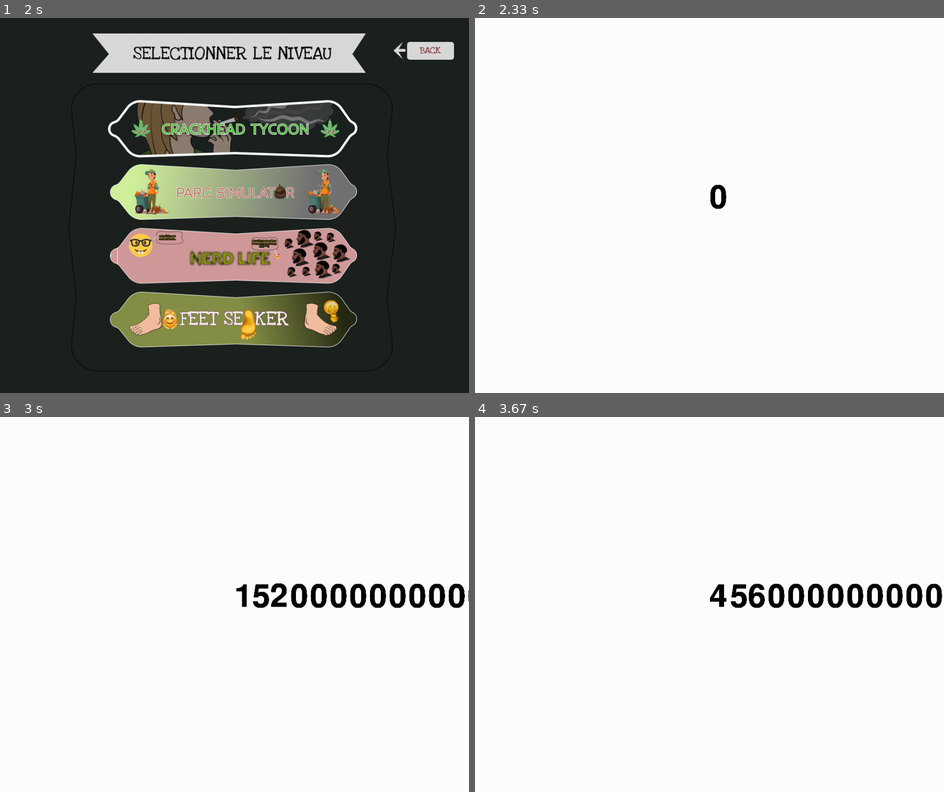
Above: before the commit, frames 1-4 (two rows, left to right).
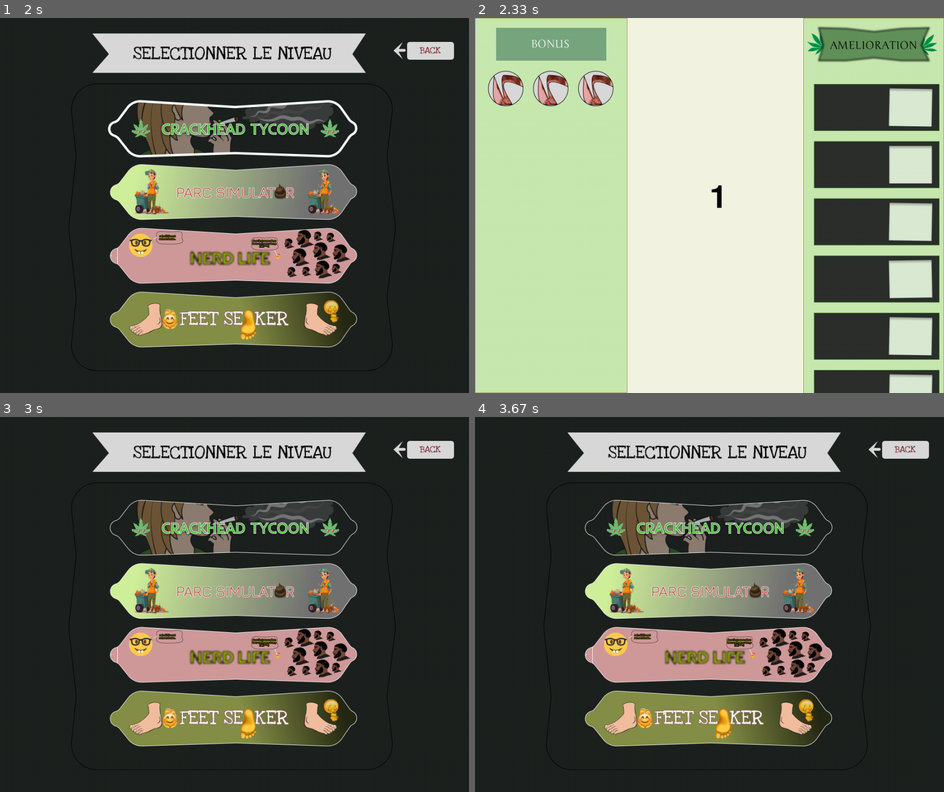
Above: after the commit, the same moments.

Repository: Veltays/GameJam
Game: pygame game, started from main.py
The game is run twice, just before and just after one commit, with the same random seed, the same clock (stepped at 60 frames per second) and the same inputs.
Inputs (mouse positions are in pixels of both pictures, inside the frame that each line leads up to):
- Up to frame 1 (2 s): click (234, 205) at 0.38 s; click (89, 149) at 0.72 s; click (220, 141) at 1.88 s
- Up to frame 2 (2.33 s): click (643, 126) at 2.22 s
- Up to frame 3 (3 s): hold Esc 2.5-2.97 s; click (356, 570) at 2.58 s
- Up to frame 4 (3.67 s): click (807, 537) at 3.05 s; hold Esc from 3.33 s (still down); click (873, 675) at 3.42 s

Frame 1 is identical in both runs. In frame 2, 100% of the frame differs, in the area x 0-100%, y 0-100%; in frame 3, 100%; in frame 4, 100%.

Commit message:
Quelque avancer au niveau du jeu Tycoon, un probleme au niveau du get, il est deconseiller d appeler le pygame.event.get() car la premiers appel clear la queue des evenement, donc il faut faire attention a achaque iteration manuellement de quelle evenement il sagit

Diff:
--- a/ChoixNiveau/choixNiv.py
+++ b/ChoixNiveau/choixNiv.py
@@ -19,45 +19,47 @@
             while self.BoucleLVL:
                 self.PyFonct.effacerImageInterne(self.PyFonct.choixniveau)
 
-                point = self.PyFonct.RecupererEvenementSouris()
+                point = self.PyFonct.recupererEvenementSouris()
                 self.ClickChoix(point)
 
                 self.hoverChoix()
 
                 self.PyFonct.actualiserFenetreGraphique()
 
+
         def ClickChoix(self, point):
-                if point is not None:
-                    print(point)
-                    if self.PyFonct.RangePolygone(Const.CHOIXCRACKEAD, point):
-                        print("Bouton Crackhead Tycoon")
-                        self.Crackhead.run_Crackhead()
+            if point is not None:
+                print(point)
+                if self.PyFonct.rangePolygone(Const.CHOIXCRACKEAD, point):
+                    print("Bouton Crackhead Tycoon")
+                    self.Crackhead.run_Crackhead()
+                    self.Crackhead.boolCrack = True
 
-                    elif self.PyFonct.RangePolygone(Const.CHOIXPARC, point):
-                        print("Bouton Parc simulator")
+                elif self.PyFonct.rangePolygone(Const.CHOIXPARC, point):
+                    print("Bouton Parc simulator")
 
-                    elif self.PyFonct.RangePolygone(Const.CHOIXNERD, point):
-                        print("Bouton NErd life")
+                elif self.PyFonct.rangePolygone(Const.CHOIXNERD, point):
+                    print("Bouton NErd life")
 
-                    elif self.PyFonct.RangePolygone(Const.CHOIXFEET, point):
-                        print("Bouton Feet seeker")
-                    elif self.PyFonct.RangePolygone(Const.BACKCHOIXBUTTON,point):
-                        self.BoucleLVL = False
+                elif self.PyFonct.rangePolygone(Const.CHOIXFEET, point):
+                    print("Bouton Feet seeker")
+                elif self.PyFonct.rangePolygone(Const.BACKCHOIXBUTTON,point):
+                    self.BoucleLVL = False
 
         def hoverChoix(self):
-            point = self.PyFonct.MouseCOORD()
+            point = self.PyFonct.mouseCOORD()
             if point is not None:
-                if self.PyFonct.RangePolygone(Const.CHOIXCRACKEAD, point):
+                if self.PyFonct.rangePolygone(Const.CHOIXCRACKEAD, point):
                     self.PyFonct.afficherImage(230, 175, self.PyFonct.choixHover)
 
-                elif self.PyFonct.RangePolygone(Const.CHOIXPARC, point):
+                elif self.PyFonct.rangePolygone(Const.CHOIXPARC, point):
                     self.PyFonct.afficherImage(230, 311, self.PyFonct.choixHover)
 
-                elif self.PyFonct.RangePolygone(Const.CHOIXNERD, point):
+                elif self.PyFonct.rangePolygone(Const.CHOIXNERD, point):
                     self.PyFonct.afficherImage(230, 447, self.PyFonct.choixHover)
 
-                elif self.PyFonct.RangePolygone(Const.CHOIXFEET, point):
+                elif self.PyFonct.rangePolygone(Const.CHOIXFEET, point):
                     self.PyFonct.afficherImage(230, 583, self.PyFonct.choixHover)
 
-                elif self.PyFonct.RangePolygone(Const.BACKCHOIXBUTTON, point):
+                elif self.PyFonct.rangePolygone(Const.BACKCHOIXBUTTON, point):
                     self.PyFonct.afficherImage(862, 50, self.PyFonct.BackChoixHover)
--- a/Constante.py
+++ b/Constante.py
@@ -39,6 +39,9 @@
     HOVERACCUEIL = "Images/Menu/HoverAccueil.png"
     HOVERMUSIQE = "Images/Menu/HoverMusique.png"
 
+    #Constante d'image du jeu crackhead
+
+    JEUCRACKED = "Images/CrackheadSIM/CrackheadFOND.png"
 
     #COULEURS
     BLACK = (0, 0, 0)
--- a/CrackheadSIM/CrackheadSIM.py
+++ b/CrackheadSIM/CrackheadSIM.py
@@ -1,3 +1,5 @@
+import time
+
 from PygameFonct import *
 from Constante import *
 import pygame
@@ -9,28 +11,40 @@
     def __init__(self):
         self.boolCrack = True
         self.PyFonct = PyFonct()
-        self.compteurClick = 0
-        self.upgradeClick = 15200000000000000000000000000
+        self.compteurClick = 1
+        self.upgradeClick = 1
 
 
     def run_Crackhead(self):
-        self.PyFonct.screen.fill(Const.WHITE)
+        pygame.init()
         font = pygame.font.Font(None, 100)
 
+        while self.boolCrack:
+            self.recupererElementClavier()
+            score = font.render(str(self.compteurClick), 1, (0, 0, 0))   #style
+            self.CompteurDeClick()
 
-        while self.boolCrack == True:
+            self.PyFonct.effacerImageInterne(self.PyFonct.crackheadFOND)
+            self.PyFonct.screen.blit(score, (500, 350))  # Affichage
+            self.PyFonct.actualiserFenetreGraphique()
 
 
-            score = font.render(str(self.compteurClick), 1, (0, 0, 0))   #style
 
 
-            self.PyFonct.screen.blit(score, (500, 350))   # Affichage
 
-            point = self.PyFonct.RecupererEvenementSouris()
-            if point != None:
-                self.compteurClick = self.compteurClick + self.upgradeClick
-                point = None
-                self.PyFonct.screen.fill(Const.WHITE)
-            self.PyFonct.RecupererEvenementClavier()
 
-            self.PyFonct.actualiserFenetreGraphique()
+
+    def CompteurDeClick(self):
+        point = self.PyFonct.recupererEvenementSouris()
+        if point != None:
+            self.compteurClick = self.compteurClick + self.upgradeClick
+            point = None
+            self.PyFonct.screen.fill(Const.WHITE)
+            print(self.compteurClick)
+
+
+    def recupererElementClavier(self):
+        evenement = self.PyFonct.recupererEvenementClavier()
+        if evenement == pygame.K_ESCAPE:
+            print("Échap détecté:", evenement)
+            self.boolCrack = False
--- a/PygameFonct.py
+++ b/PygameFonct.py
@@ -2,13 +2,13 @@
 from Constante import *
 
 
-
 class PyFonct:
     def __init__(self):
-
-        # -------------------------------------------------------------------------------------------------------------
-        # -----------------------------Chargement des images ---------------------------------
-        # -----------------------------Relatif au Menu et la fenetre ---------------------------------
+        # Initialisation de pygame
+        pygame.init()
+        # --------------------------------------------------------------------------------------------------------------
+        # -----------------------------Chargement des images -----------------------------------------------------------
+        # -----------------------------Relatif au Menu et la fenetre ---------
         self.logo = pygame.image.load(Const.LOGO)
         self.accueil = pygame.image.load(Const.ECRANACCUEIL)
         self.triangle_selection = pygame.image.load(Const.TRIANGLE_SELECTION)
@@ -19,46 +19,38 @@
         self.accueilHover = pygame.image.load(Const.HOVERACCUEIL)
         self.musiqueHover = pygame.image.load(Const.HOVERMUSIQE)
 
+        # ----------------------------Relatif au jeu cracksim------------------
+        self.crackheadFOND = pygame.image.load(Const.JEUCRACKED)
 
-
-
-        # Initialisation de pygame
-        pygame.init()
-        # Dimensions de la fenêtre
+        # ---------------------------Reste du bordel--------------------------------------------------------------------
+        # ---------------------------Dimensions de la fenêtre----------------
         self.screen = pygame.display.set_mode((Const.WIDTH, Const.HEIGHT))
-        # Nom de la fenetre
+        # ---------------------------Nom de la fenetre----------------------
         pygame.display.set_caption("Menu")
-        # Icone de la fenetre
+        # ---------------------------Icone de la fenetre----------------------
         pygame.display.set_icon(self.logo)
 
-        self.screen.fill(Const.WHITE)
-
-    def MouseCOORD(self):
+    def mouseCOORD(self):
         return pygame.mouse.get_pos()
 
-
-    def RecupererEvenementSouris(self):
+    def recupererEvenementSouris(self):
         for event in pygame.event.get():
             if event.type == pygame.QUIT:
                 exit()
             elif event.type == pygame.MOUSEBUTTONDOWN:
-                return event.pos
+                if event.button == pygame.BUTTON_LEFT:
+                    return event.pos
 
-    def RecupererEvenementClavier(self):
+    def recupererEvenementClavier(self):
         for event in pygame.event.get():
             if event.type == pygame.QUIT:
                 exit()
             elif event.type == pygame.KEYDOWN:
                 if event.key == pygame.K_SPACE:
                     return event.key
-
-
-
-    def AjouterFondMenuON(self):
-        self.screen.blit(self.accueil, (0, 0))
-
-    def AjouterFondMenuOFF(self):
-        self.screen.blit(self.accueil, (0, 0))
+                elif event.key == pygame.K_ESCAPE:
+                    return event.key
+                return event.key
 
     def afficherImage(self, x, y, image):
         rect = image.get_rect()
@@ -66,15 +58,10 @@
         rect.y = y
         self.screen.blit(image, rect)
 
-
-
-    def Dessin(self,ConstFORME):
+    def dessin(self, ConstFORME):
         pygame.draw.polygon(self.screen, Const.WHITE, ConstFORME)
 
-
-
-
-    def RangePolygone(self,polygon, point):
+    def rangePolygone(self, polygon, point):
         x, y = point
         num_points = len(polygon)
         j = num_points - 1
@@ -89,13 +76,12 @@
 
         return inside
 
-
-    def AfficherAccueil(self):
+    def afficherAccueil(self):
         self.afficherImage(0, 0, Const.ECRANACCUEIL)
         self.actualiserFenetreGraphique()
 
     def actualiserFenetreGraphique(self):
-        pygame.display.update()
+        pygame.display.flip()
 
-    def effacerImageInterne(self,image):
+    def effacerImageInterne(self, image):
         self.screen.blit(image, (0, 0, 1016, 780), (0, 0, Const.WIDTH, Const.HEIGHT))
--- a/menu.py
+++ b/menu.py
@@ -4,72 +4,64 @@
 from Constante import *
 import time
 
-
-
 class Menu:
     def __init__(self):
+        self.Const = Const()
         self.PyFonct = PyFonct()
-        self.PyFonct.AjouterFondMenuON()
         self.choixniv = ChoixLVL()
-        self.PyFonct.actualiserFenetreGraphique()
-
         self.BTNMUSIQUE = 'ON'
 
     def Running(self):
 
         while True:
-
-            point = self.PyFonct.RecupererEvenementSouris()
-            self.ClickMenu(point)
-
+            self.ClickMenu()
             self.Hover()
-
             self.PyFonct.actualiserFenetreGraphique()
 
     def Hover(self):
-        point = self.PyFonct.MouseCOORD()
+        point = self.PyFonct.mouseCOORD()
         if point is not None:
-            if self.PyFonct.RangePolygone(Const.BTNPLAY_ACCUEIL, point):
+            print(point)
+            if self.PyFonct.rangePolygone(Const.BTNPLAY_ACCUEIL, point):
                 self.PyFonct.afficherImage(231, 229, self.PyFonct.triangle_selection)
                 self.PyFonct.afficherImage(340, 213, self.PyFonct.accueilHover)
 
-            elif self.PyFonct.RangePolygone(Const.BTNSETTING_ACCUEIL, point):
+            elif self.PyFonct.rangePolygone(Const.BTNSETTING_ACCUEIL, point):
                 self.PyFonct.afficherImage(231, 368, self.PyFonct.triangle_selection)
                 self.PyFonct.afficherImage(340, 356, self.PyFonct.accueilHover)
 
-            elif self.PyFonct.RangePolygone(Const.BTNQUIT_ACCUEIL, point):
+            elif self.PyFonct.rangePolygone(Const.BTNQUIT_ACCUEIL, point):
                 self.PyFonct.afficherImage(231, 515, self.PyFonct.triangle_selection)
                 self.PyFonct.afficherImage(340, 499, self.PyFonct.accueilHover)
 
-            elif self.PyFonct.RangePolygone(Const.BTNMUSIQUE_ACCUEIL, point):
+            elif self.PyFonct.rangePolygone(Const.BTNMUSIQUE_ACCUEIL, point):
                 self.PyFonct.afficherImage(867, 673, self.PyFonct.musiqueHover)
             else:
                 self.PyFonct.effacerImageInterne(self.PyFonct.accueil)
 
-    def ClickMenu(self,point):
+    def ClickMenu(self):
+        point = self.PyFonct.recupererEvenementSouris()
         if point is not None:
             print(point)
-            if self.PyFonct.RangePolygone(Const.BTNPLAY_ACCUEIL, point):
+            if self.PyFonct.rangePolygone(Const.BTNPLAY_ACCUEIL, point):
                 self.choixniv.demarer()
                 self.choixniv.BoucleLVL = True
 
-            elif self.PyFonct.RangePolygone(Const.BTNSETTING_ACCUEIL, point):
+            elif self.PyFonct.rangePolygone(Const.BTNSETTING_ACCUEIL, point):
                 print("Bouton Setting cliquer") # x + 4 et y + 8
 
-            elif self.PyFonct.RangePolygone(Const.BTNMUSIQUE_ACCUEIL, point):
+            elif self.PyFonct.rangePolygone(Const.BTNMUSIQUE_ACCUEIL, point):
                 if self.BTNMUSIQUE == 'ON':
                     self.BTNMUSIQUE = 'OFF'
-                    print(self.BTNMUSIQUE)
                     self.PyFonct.accueil = pygame.image.load('Images/Menu/AccueilON.png')
-                    print(self.BTNMUSIQUE)
+                    self.PyFonct.effacerImageInterne(self.PyFonct.accueil)
 
                 elif self.BTNMUSIQUE == 'OFF':
                     self.BTNMUSIQUE = 'ON'
-                    print(self.BTNMUSIQUE)
                     self.PyFonct.accueil = pygame.image.load('Images/Menu/AccueilOFF.png')
-                    print(self.BTNMUSIQUE)
+                    self.PyFonct.effacerImageInterne(self.PyFonct.accueil)
 
-            elif self.PyFonct.RangePolygone(Const.BTNQUIT_ACCUEIL, point):
+            elif self.PyFonct.rangePolygone(Const.BTNQUIT_ACCUEIL, point):
                 exit()
 
             self.PyFonct.actualiserFenetreGraphique()
Binary file added: Images/CrackheadSIM/CrackheadFOND.png
